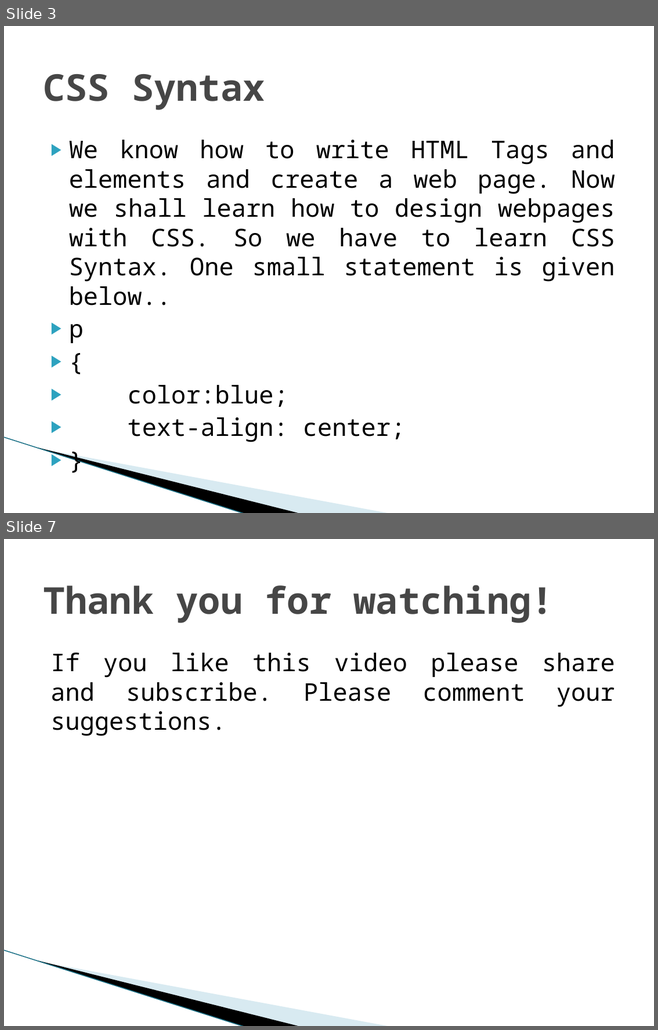
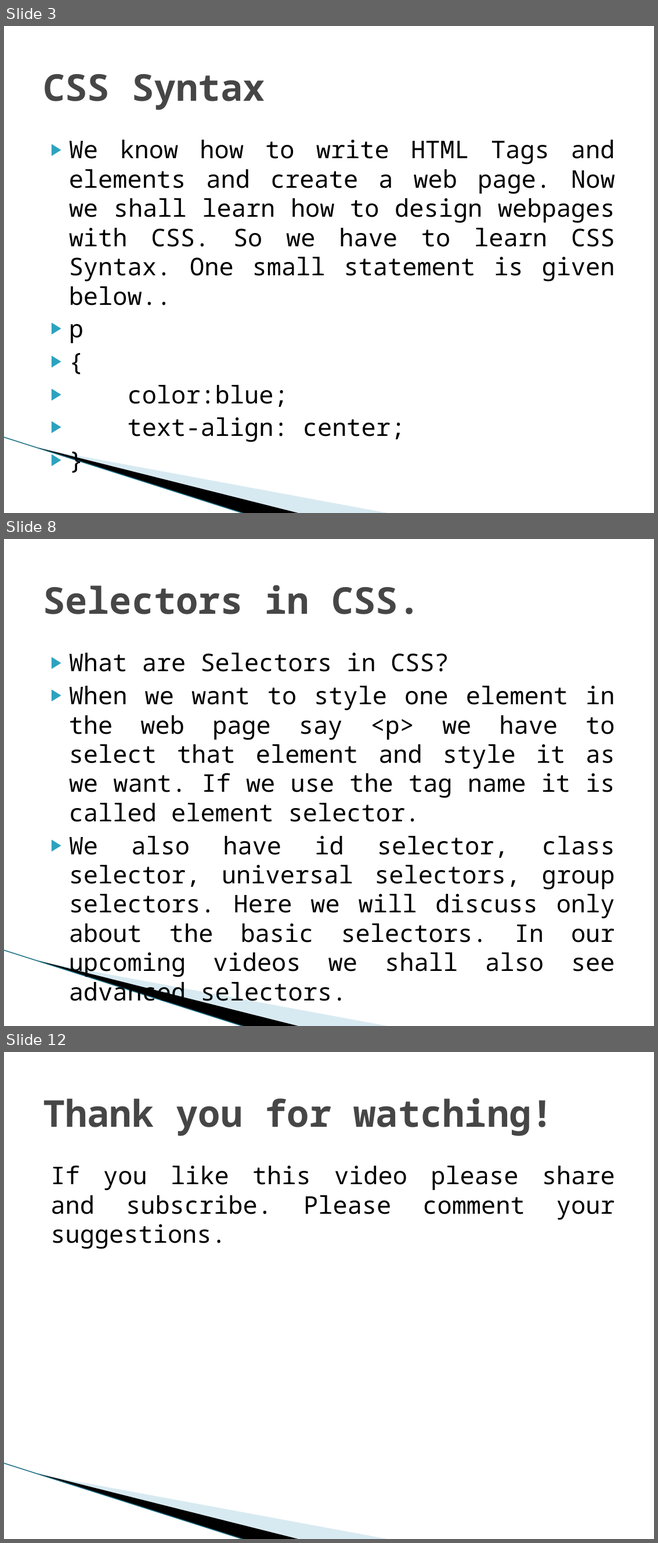
Before and after one commit to biswajitpoddar/youtubeDocuments, a slide deck: CSS PowerPoints/CSS Syntax.pptx. Shown one above the other, each under a label of ours: slides 3 and 7 before the commit, slides 3, 8 and 12 after it; the slides between them are not shown. The pictures are 658x1030 and 658x1543 pixels, drawn with LibreOffice and Linux fonts; fonts in the diff are those of the drawing; background and template pictures are left out. Boxes give left, top, right and bottom in pixels: in the first picture for what was removed or moved away, otherwise in the second. Text is boxed around its words. In the diff, an @@ line names an element or a change of style, - is before the commit and + after.

```diff
--- a/CSS PowerPoints/CSS Syntax.pptx
+++ b/CSS PowerPoints/CSS Syntax.pptx
@@ slide 8 added at (4, 539, 654, 1026), background #FFFFFF; not listed: 3 template elements that a slide beside it also shows @@
@@ title added at (43, 585, 420, 614), 41 pt, text #464646, bold @@
+Selectors in CSS.
@@ text added at (69, 653, 615, 978), 27 pt, text #000000 @@
+▶ What are Selectors in CSS?
+▶ When we want to style one element in the web page say <p> we have to select that element and style it as we want. If we use the tag name it is called element selector.
+▶ We also have id selector, class selector, universal selectors, group selectors. Here we will discuss only about the basic selectors. In our upcoming videos we shall also see advanced selectors.
@@ what was slide 7 is now slide 12 @@
```
Also in this commit, not shown: 2 slides changed, 5 other slides added, 1 slide removed.
